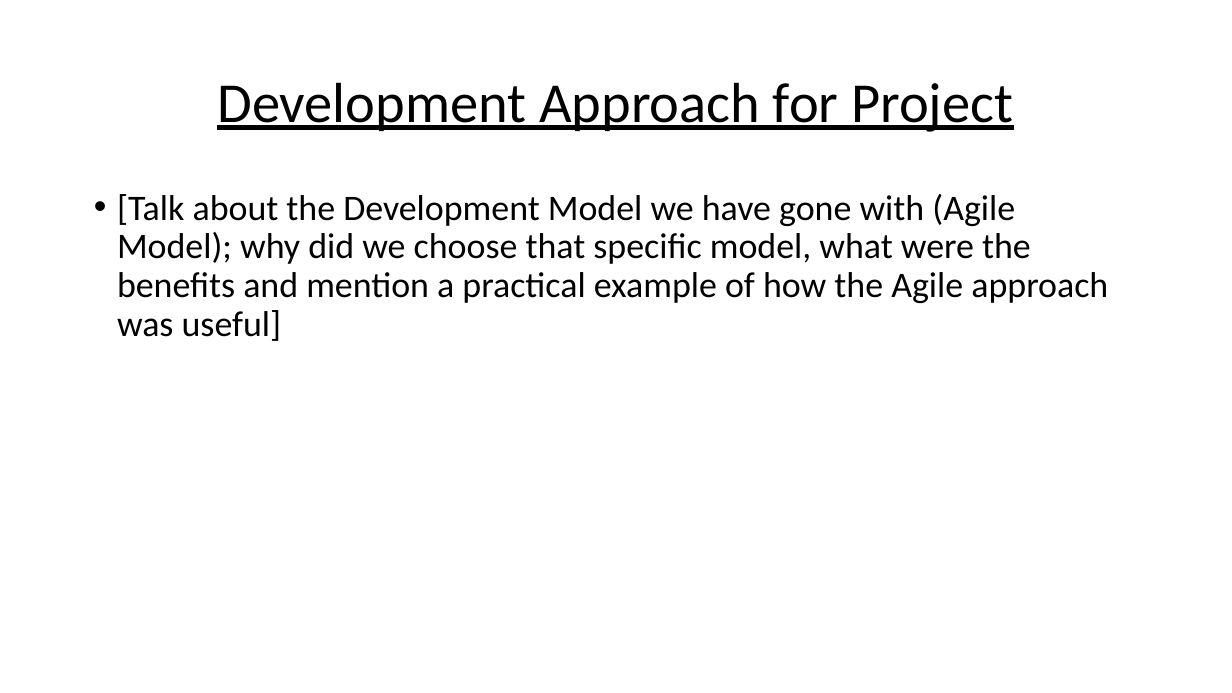
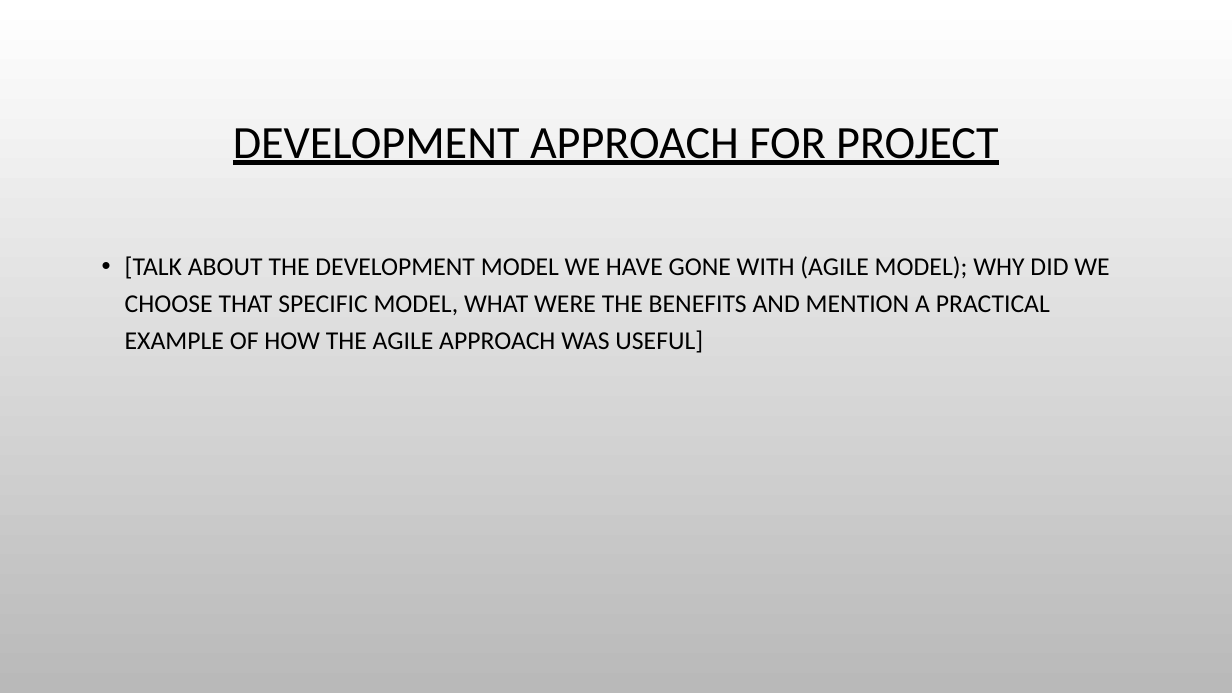
Before and after one commit to chesney85/Year2GameDev, a slide deck: slide 10 of TeamDocs/WordDocs/JelBlob_Presentation_Rough_Idea_Layout.pptx. Drawn at 1232x693 pixels with LibreOffice and Linux fonts; fonts in the diff are those of the drawing; background and template pictures are left out. Boxes give left, top, right and bottom in pixels: in the first picture for what was removed or moved away, otherwise in the second. Text is boxed around its words. In the diff, an @@ line names an element or a change of style, - is before the commit and + after.

```diff
--- a/TeamDocs/WordDocs/JelBlob_Presentation_Rough_Idea_Layout.pptx
+++ b/TeamDocs/WordDocs/JelBlob_Presentation_Rough_Idea_Layout.pptx
@@ background #FFFFFF to picture (left out) @@
@@ title at box(233, 128, 998, 165): text changed; size 44 to 36 pt @@
-Development Approach for Project
+DEVELOPMENT APPROACH FOR PROJECT
@@ text at box(125, 256, 1109, 353): text changed; size 28 to 20 pt @@
-• [Talk about the Development Model we have gone with (Agile Model); why did we choose that specific model, what were the benefits and mention a practical example of how the Agile approach was useful]
+• [TALK ABOUT THE DEVELOPMENT MODEL WE HAVE GONE WITH (AGILE MODEL); WHY DID WE CHOOSE THAT SPECIFIC MODEL, WHAT WERE THE BENEFITS AND MENTION A PRACTICAL EXAMPLE OF HOW THE AGILE APPROACH WAS USEFUL]
```
Also in this commit, not shown: 12 other slides changed, 2 slides added, 2 slides removed, 1 other file.
